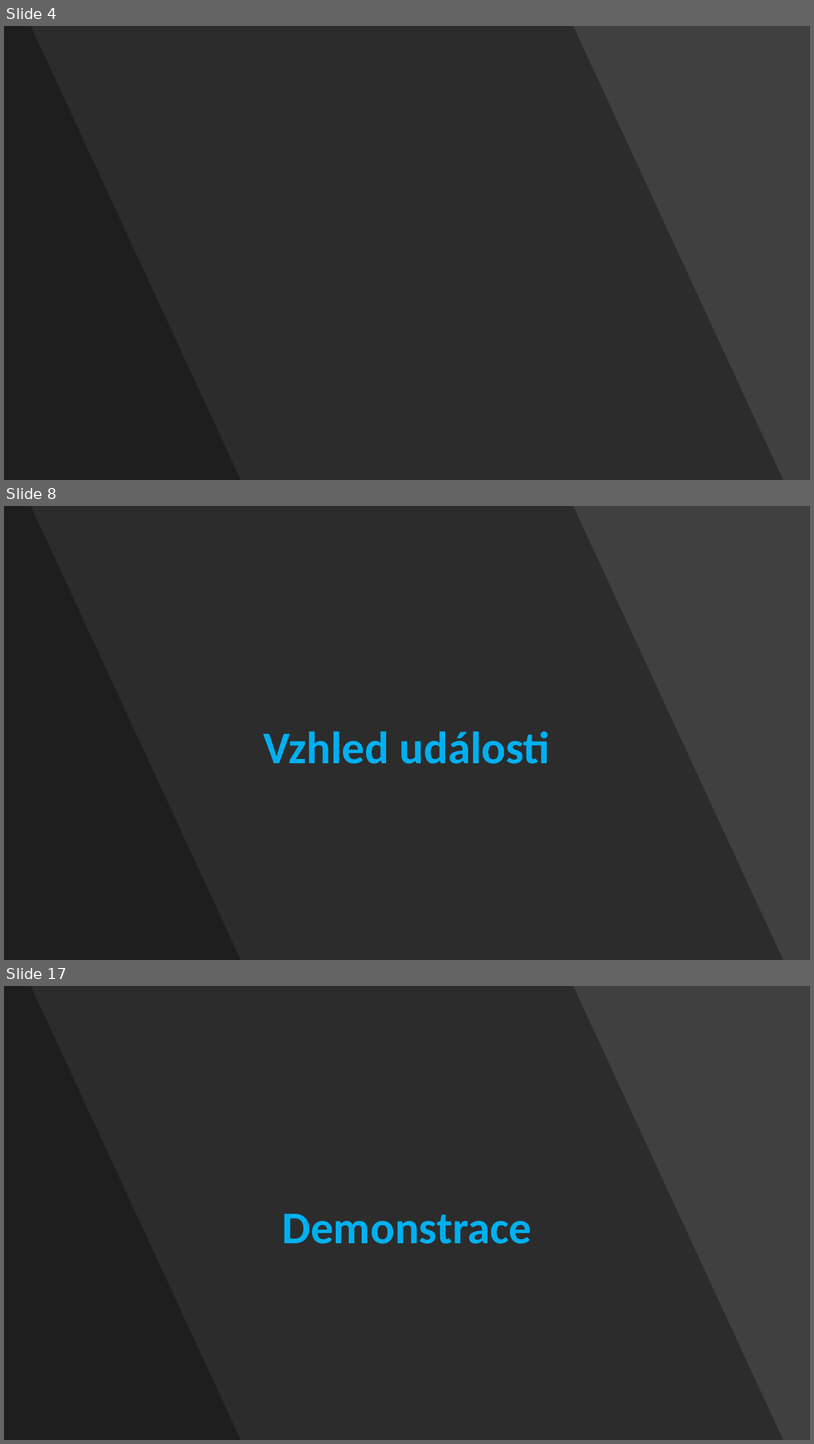
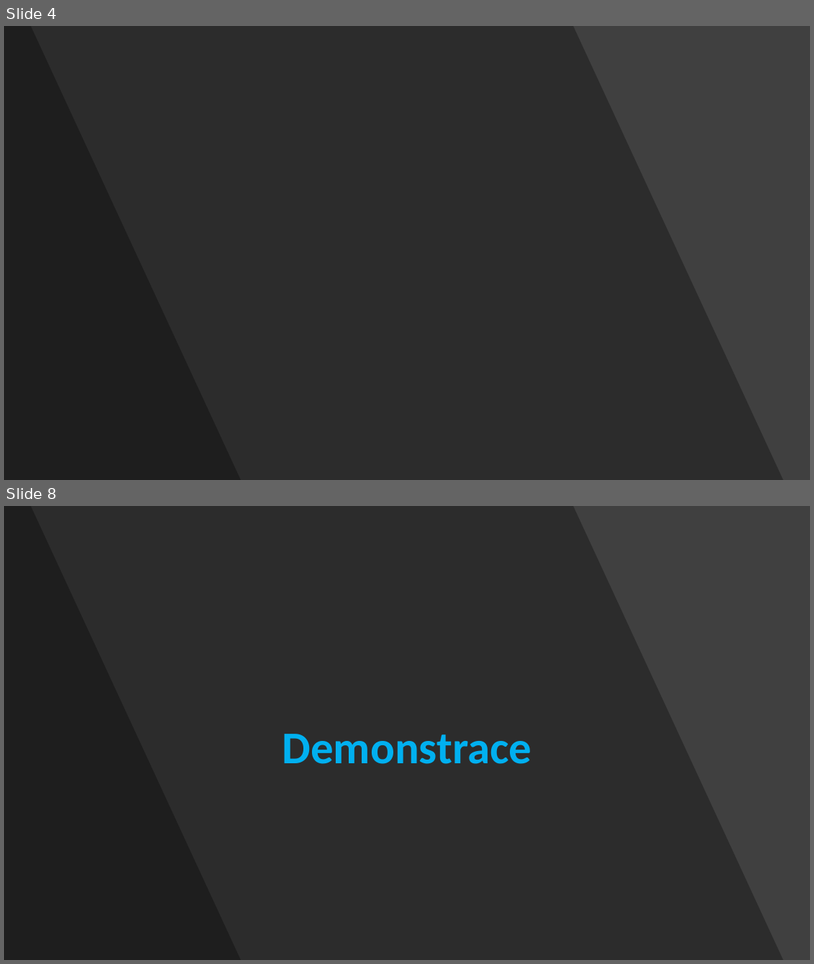
Before and after one commit to Fortex365/DiscordBot, a slide deck: Bot na platformě Discord.pptx. Shown one above the other, each under a label of ours: slides 4, 8 and 17 before the commit, slides 4 and 8 after it; the slides between them are not shown. The pictures are 814x1444 and 814x964 pixels, drawn with LibreOffice and Linux fonts; fonts in the diff are those of the drawing; background and template pictures are left out. Boxes give left, top, right and bottom in pixels: in the first picture for what was removed or moved away, otherwise in the second. Text is boxed around its words. In the diff, an @@ line names an element or a change of style, - is before the commit and + after.

```diff
--- a/Bot na platformě Discord.pptx
+++ b/Bot na platformě Discord.pptx
@@ slide 8 removed at [4, 506, 810, 960], background #404040 @@
@@ freeform shape removed at [4, 506, 784, 960] @@
@@ freeform shape removed at [4, 506, 241, 960] @@
@@ title removed at [264, 731, 550, 764] @@
-Vzhled události
@@ what was slide 17 is now slide 8 @@
```
Also in this commit, not shown: 9 slides changed, 6 slides added, 7 other slides removed, 1 other file.
